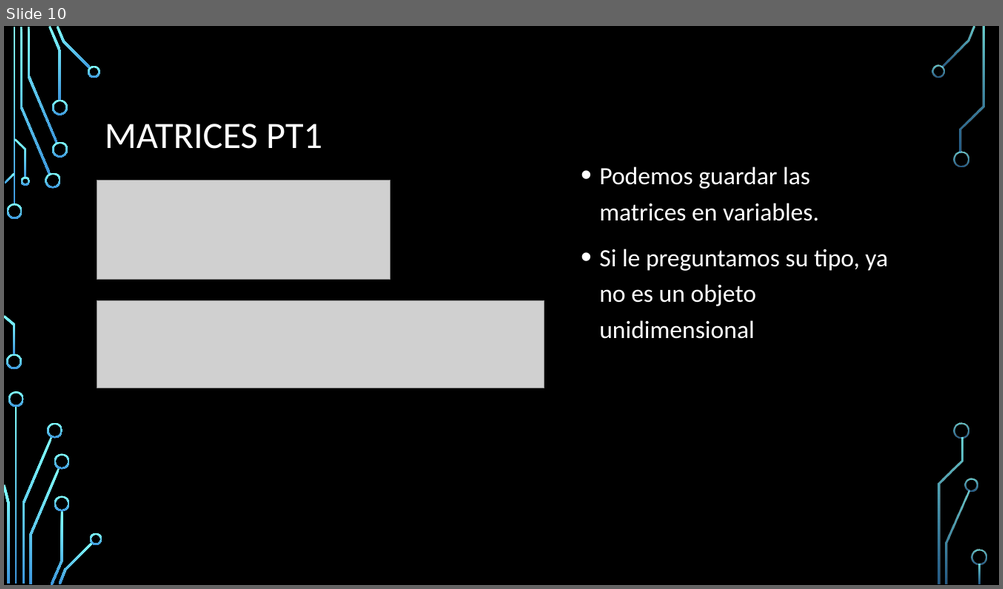
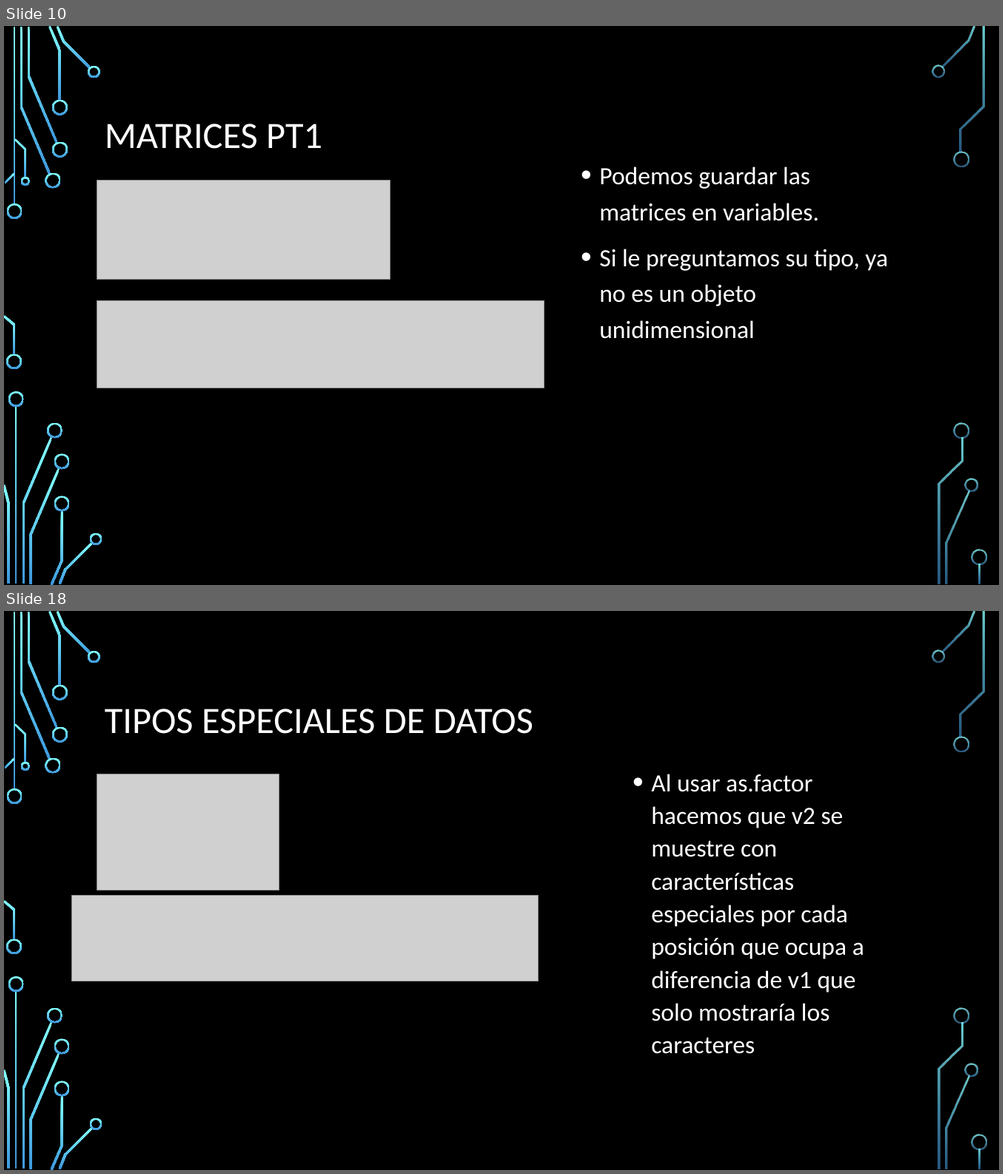
Before and after one commit to DPrietoRazola/R-DataScience, a slide deck: 1-Tipos de Datos.pptx. Shown one above the other, each under a label of ours: slide 10 before the commit, slides 10 and 18 after it; the slides between them are not shown. The pictures are 1003x589 and 1003x1174 pixels, drawn with LibreOffice and Linux fonts; fonts in the diff are those of the drawing; grey boxes stand for pictures; background and template pictures are left out. Boxes give left, top, right and bottom in pixels: in the first picture for what was removed or moved away, otherwise in the second. Text is boxed around its words. In the diff, an @@ line names an element or a change of style, - is before the commit and + after.

Commit message:
tipos de datos finalizado

```diff
--- a/1-Tipos de Datos.pptx
+++ b/1-Tipos de Datos.pptx
@@ slide 18 added at (4,611,999,1170), background picture (left out); not listed: 36 template elements that a slide beside it also shows @@
@@ title added at (105,709,533,734), 36 pt, text #FFFFFF @@
+TIPOS ESPECIALES DE DATOS
@@ picture added at (97,775,279,891) @@
@@ text added at (651,774,864,1054), 24 pt, text #FFFFFF @@
+• Al usar as.factor hacemos que v2 se muestre con características especiales por cada posición que ocupa a diferencia de v1 que solo mostraría los caracteres
@@ picture added at (72,895,538,982) @@
```
Also in this commit, not shown: 12 slides changed, 2 other slides added, 1 other file.
